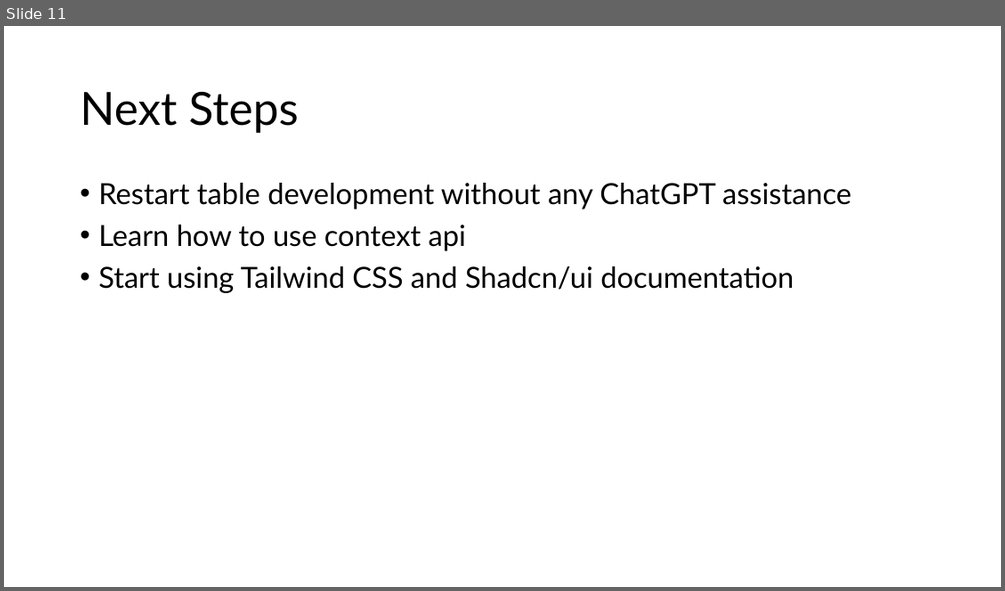
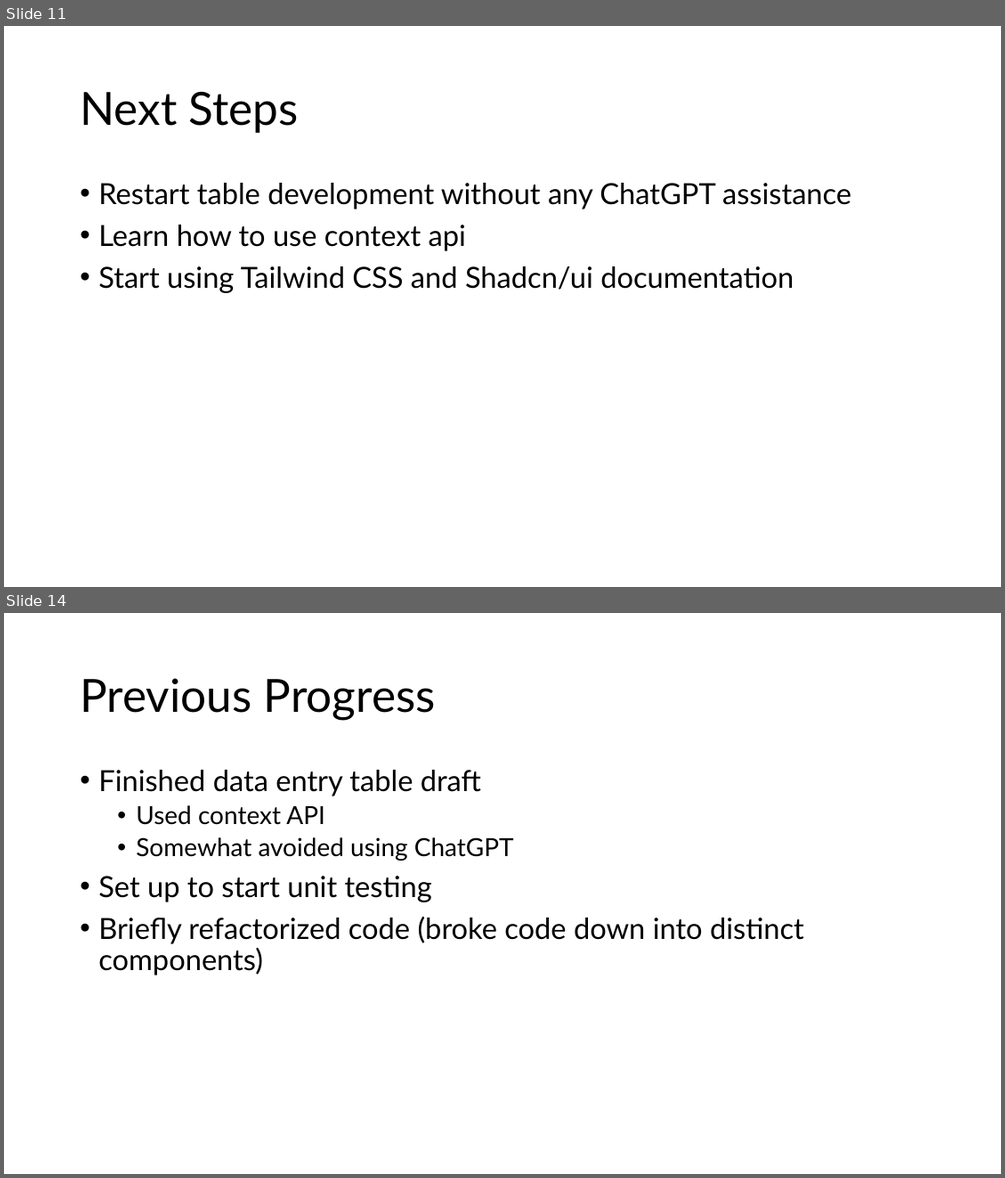
Before and after one commit to GregT7/PlanGauge, a slide deck: project_journal/standup/sprint3_standup.pptx. Shown one above the other, each under a label of ours: slide 11 before the commit, slides 11 and 14 after it; the slides between them are not shown. The pictures are 1005x591 and 1005x1178 pixels, drawn with LibreOffice and Linux fonts; fonts in the diff are those of the drawing. Boxes give left, top, right and bottom in pixels: in the first picture for what was removed or moved away, otherwise in the second. Text is boxed around its words. In the diff, an @@ line names an element or a change of style, - is before the commit and + after.

Commit message:
added react testing files, changed html icon

```diff
--- a/project_journal/standup/sprint3_standup.pptx
+++ b/project_journal/standup/sprint3_standup.pptx
@@ slide 14 added at (4, 613, 1001, 1174), background #FFFFFF @@
@@ title added at (80, 678, 436, 720), 44 pt, text #000000 @@
+Previous Progress
@@ text added at (98, 770, 804, 975), 28 pt, text #000000 @@
+• Finished data entry table draft
+  • Used context API
+  • Somewhat avoided using ChatGPT
+• Set up to start unit testing
+• Briefly refactorized code (broke code down into distinct components)
```
Also in this commit, not shown: 2 slides changed, 8 other slides added, 21 other files.
